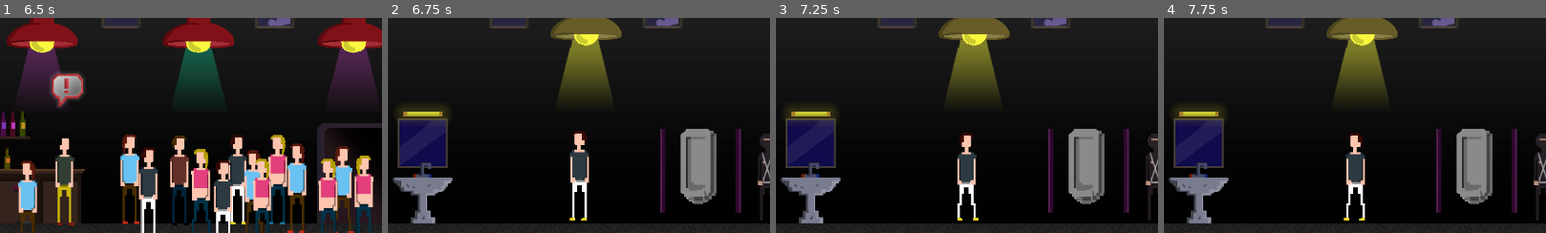
Above: before the commit, frames 1-4 (left to right).
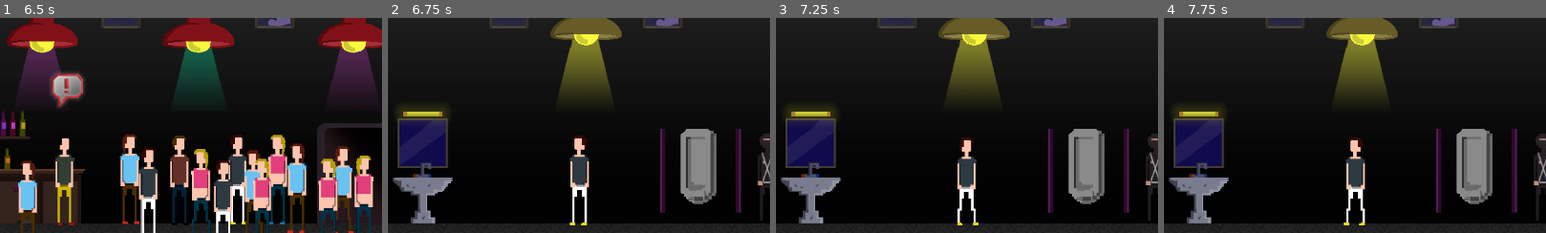
Above: after the commit, the same moments.

Repository: LudumSJB/The-Limited
Game: Godot game, scene res://scenes/MainMenu.tscn
Two runs of this game, one before a commit and one after it. Both use one fixed random seed, a clock stepped at 60 frames per second and the inputs below. Sound files missing from this copy of the repository are replaced by a short silence.
Inputs:
- Up to frame 1 (6.5 s): click "Play" at 0.5 s; tap Enter (ui_accept) at 1.25, 1.52, 2, 2.27, 2.75, 3.5, 3.77, 4.52, 5, 5.27 s; hold D (right) 1.28-2.78 s; tap Space (action_button) every 1.5 s from 1.35 to 5.85 s; tap N (next_level) at 2.1, 3.6, 5.1 s; hold A (left) 2.78-3.53 s; hold D (right) 3.53-5.03 s; hold A (left) 5.03-5.78 s; hold D (right) from 5.78 s (still down)
- Up to frame 2 (6.75 s): release D (right) at 6.53 s; hold A (left) from 6.53 s (still down); tap N (next_level) at 6.6 s
- Up to frame 3 (7.25 s): keep holding A (left); tap Enter (ui_accept) at 6.77 s
- Up to frame 4 (7.75 s): keep holding A (left); tap Space (action_button) at 7.35 s; tap Enter (ui_accept) at 7.52 s
The pictures show only the part of the screen within x 24-74%, y 47-97%; the shares and areas given below are measured in that part.

Frame 1 is identical in both runs. In frame 2, 0.7% of the frame differs, in the area x 47-53%, y 52-97%; in frame 3, 0.7%; in frame 4, 0.8%, in the area x 47-53%, y 53-97%.

Commit message:
fix toilet dude position lower

Diff:
--- a/scenes/level5.tscn
+++ b/scenes/level5.tscn
@@ -24,7 +24,7 @@
 texture = ExtResource("2_5cfi3")
 
 [node name="dancer_dude" parent="." instance=ExtResource("7_bdtki")]
-position = Vector2(570, 539)
+position = Vector2(570, 546)
 speed = 80.0
 
 [node name="player" parent="." instance=ExtResource("2_bp30i")]
